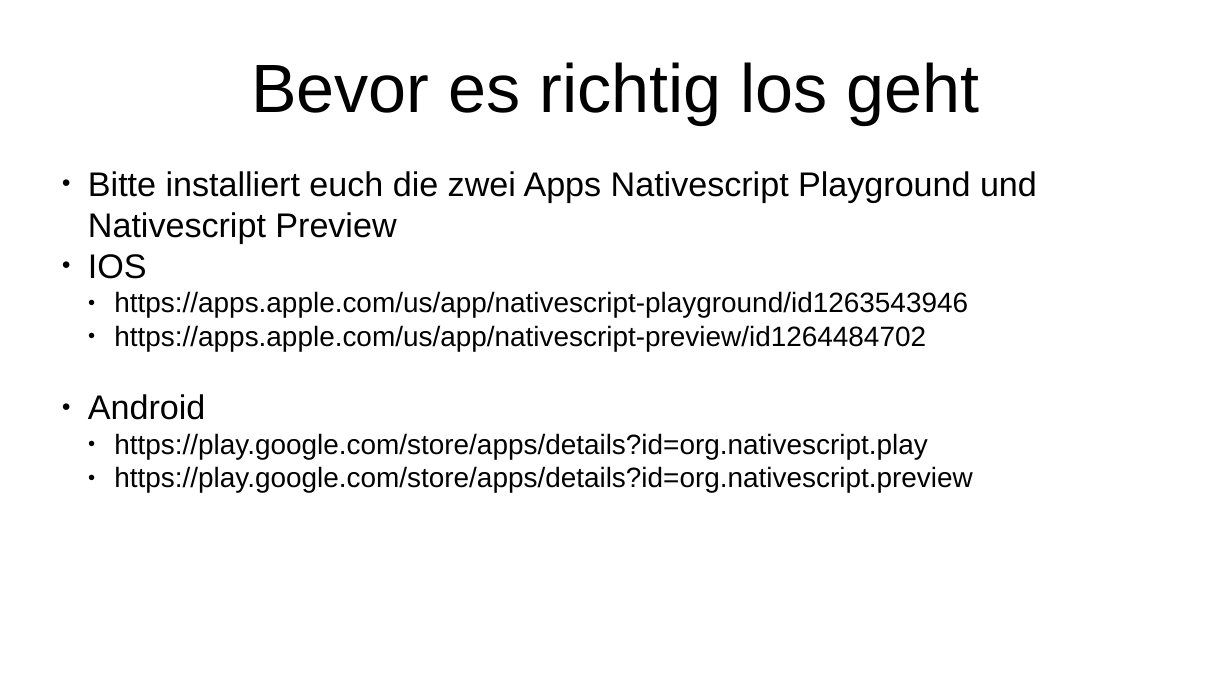
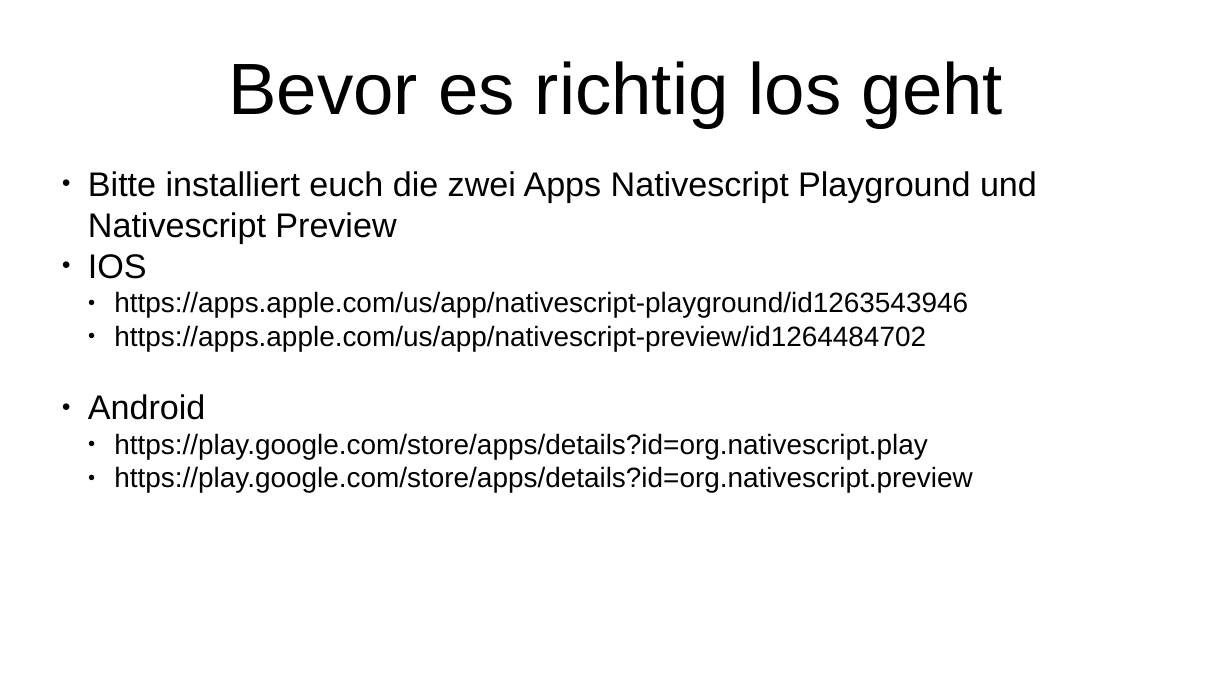
Before and after one commit to pigutsche/dosi_calc, a slide deck: slide 1 of Präsentation/präs.odp. Drawn at 1232x693 pixels with LibreOffice and Linux fonts; fonts in the diff are those of the drawing. Boxes give left, top, right and bottom in pixels: in the first picture for what was removed or moved away, otherwise in the second. Text is boxed around its words. In the diff, an @@ line names an element or a change of style, - is before the commit and + after.

```diff
--- a/Präsentation/präs.odp
+++ b/Präsentation/präs.odp
@@ title "Bevor es richtig los geht" at box(228, 61, 1003, 128): size 44 to 46.8 pt @@
```
Also in this commit, not shown: 2 slides added, 1 other file.
